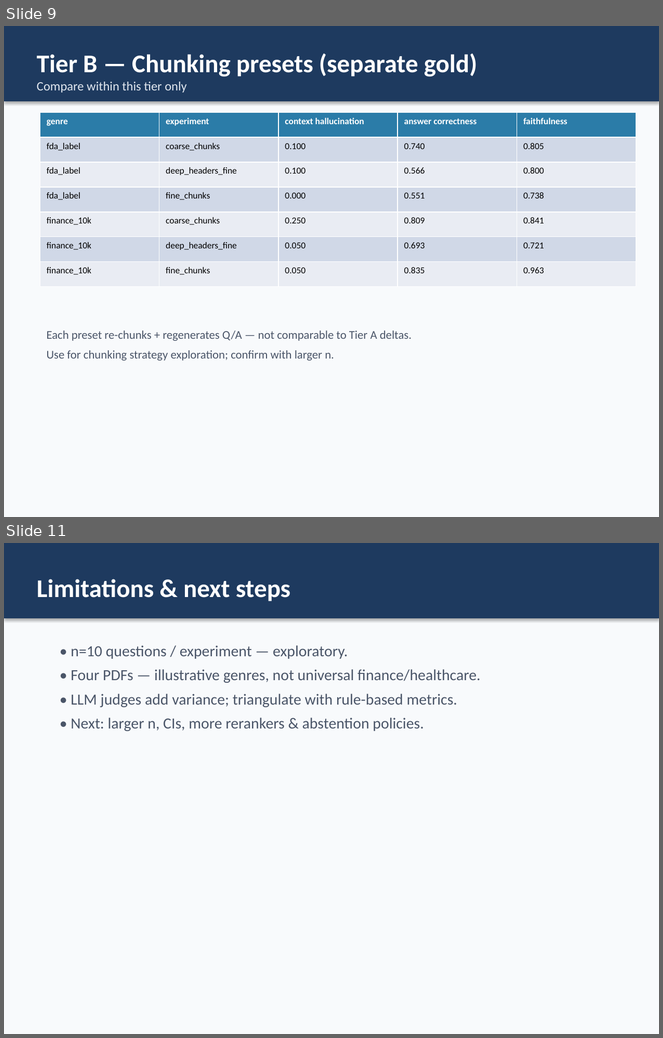
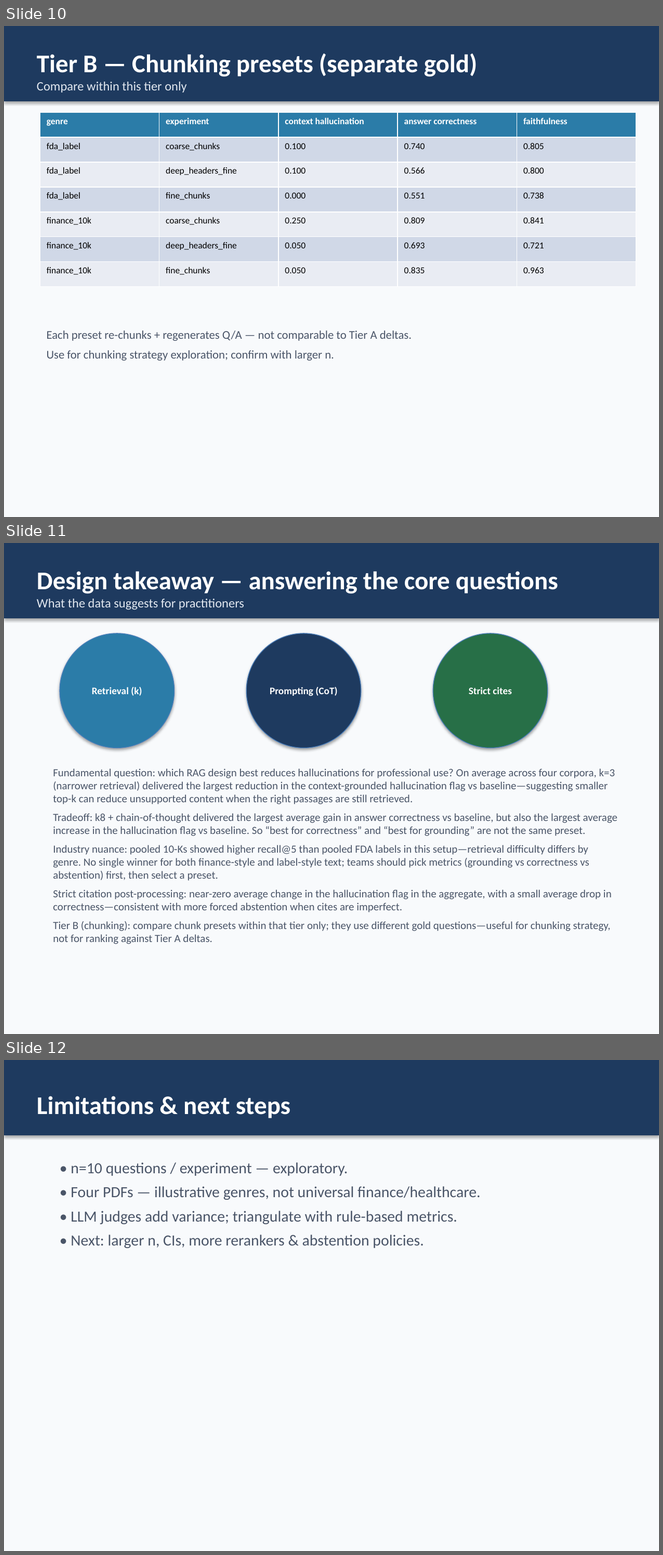
Before and after one commit to TrevorConnolly/FinanceQAHallucinations, a slide deck: outputs/presentation/RAG_Hallucination_Capstone.pptx. Shown one above the other, each under a label of ours: slides 9 and 11 before the commit, slides 10, 11 and 12 after it; the slides between them are not shown. The pictures are 663x1038 and 663x1555 pixels, drawn with LibreOffice and Linux fonts; fonts in the diff are those of the drawing. Boxes give left, top, right and bottom in pixels: in the first picture for what was removed or moved away, otherwise in the second. Text is boxed around its words. In the diff, an @@ line names an element or a change of style, - is before the commit and + after.

```diff
--- a/outputs/presentation/RAG_Hallucination_Capstone.pptx
+++ b/outputs/presentation/RAG_Hallucination_Capstone.pptx
@@ slide 11 added at (4,543,659,1034), background #F8FAFC @@
@@ rectangle added at (4,543,659,618), fill #1E3A5F, 28 pt, text #FFFFFF, bold @@
+Design takeaway — answering the core questions
+What the data suggests for practitioners
@@ ellipse added at (60,633,175,748), fill #2B7CA8, outline #4B7EBC 0.75 pt, 11 pt, text #FFFFFF, bold @@
+Retrieval (k)
@@ ellipse added at (246,633,361,748), fill #1E3A5F, outline #4B7EBC 0.75 pt, 11 pt, text #FFFFFF, bold @@
+Prompting (CoT)
@@ ellipse added at (433,633,548,748), fill #276F47, outline #4B7EBC 0.75 pt, 11 pt, text #FFFFFF, bold @@
+Strict cites
@@ text added at (53,769,618,944), 12 pt, text #4A5568 @@
+Fundamental question: which RAG design best reduces hallucinations for professional use? On average across four corpora, k=3 (narrower retrieval) delivered the largest reduction in the context-grounded hallucination flag vs baseline—suggesting smaller top-k can reduce unsupported content when the right passages are still retrieved.
+Tradeoff: k8 + chain-of-thought delivered the largest average gain in answer correctness vs baseline, but also the largest average increase in the hallucination flag vs baseline. So “best for correctness” and “best for grounding” are not the same preset.
+Industry nuance: pooled 10-Ks showed higher recall@5 than pooled FDA labels in this setup—retrieval difficulty differs by genre. No single winner for both finance-style and label-style text; teams should pick metrics (grounding vs correctness vs abstention) first, then select a preset.
+Strict citation post-processing: near-zero average change in the hallucination flag in the aggregate, with a small average drop in correctness—consistent with more forced abstention when cites are imperfect.
+Tier B (chunking): compare chunk presets within that tier only; they use different gold questions—useful for chunking strategy, not for ranking against Tier A deltas.
@@ what was slide 9 is now slide 10 @@
@@ what was slide 11 is now slide 12 @@
```
Also in this commit, not shown: 2 slides changed, 3 other slides added, 3 slides removed, 1 other file.
